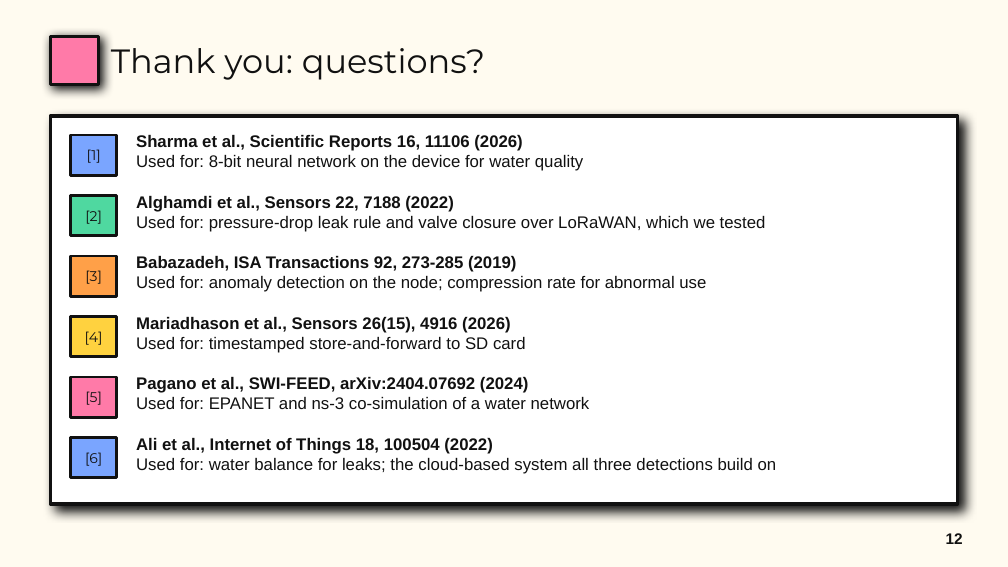
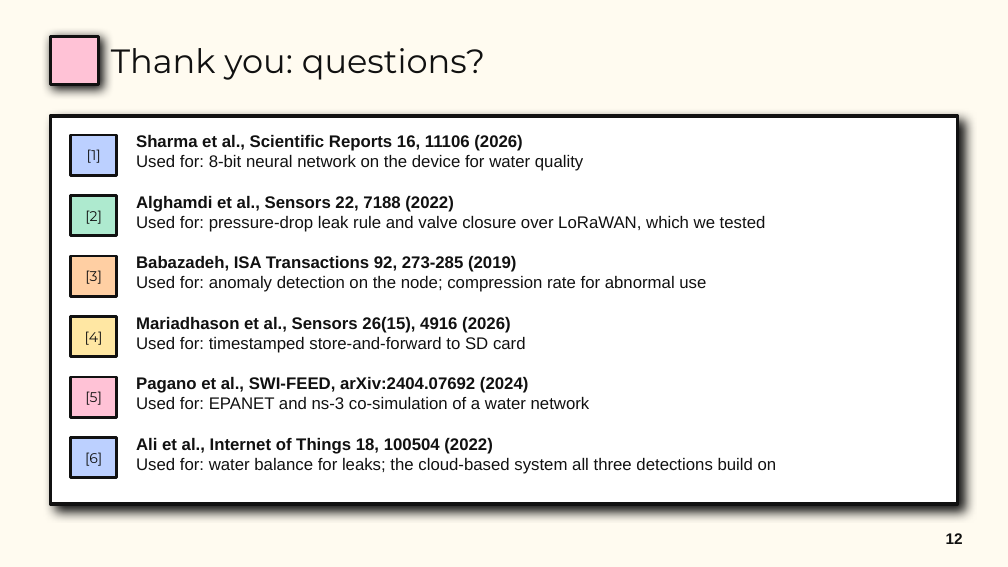
Before and after one commit to riyaa42/aqua_edge, a slide deck: slide 12 of presentation/final/aqua_edge_final_neobrutalism.pptx. Drawn at 1008x567 pixels with LibreOffice and Linux fonts; fonts in the diff are those of the drawing. Boxes give left, top, right and bottom in pixels: in the first picture for what was removed or moved away, otherwise in the second. Text is boxed around its words. In the diff, an @@ line names an element or a change of style, - is before the commit and + after.

Commit message:
Neobrutalism deck: softer pastel colours

```diff
--- a/presentation/final/aqua_edge_final_neobrutalism.pptx
+++ b/presentation/final/aqua_edge_final_neobrutalism.pptx
@@ rectangle at (x1=50, y1=36, x2=99, y2=85): fill #FF7AA8 to #FFC2D6 @@
@@ rectangle at (x1=71, y1=135, x2=117, y2=175): fill #7AA5FF to #BCD0FF @@
@@ rectangle at (x1=71, y1=196, x2=117, y2=236): fill #4FD8A0 to #AEEACF @@
@@ rectangle at (x1=71, y1=256, x2=117, y2=296): fill #FFA048 to #FFCFA3 @@
@@ rectangle at (x1=71, y1=317, x2=117, y2=357): fill #FFD23F to #FFE7A3 @@
@@ rectangle at (x1=71, y1=377, x2=117, y2=417): fill #FF7AA8 to #FFC2D6 @@
@@ rectangle at (x1=71, y1=437, x2=117, y2=478): fill #7AA5FF to #BCD0FF @@
```
Also in this commit, not shown: 11 other slides changed, 1 other file.
